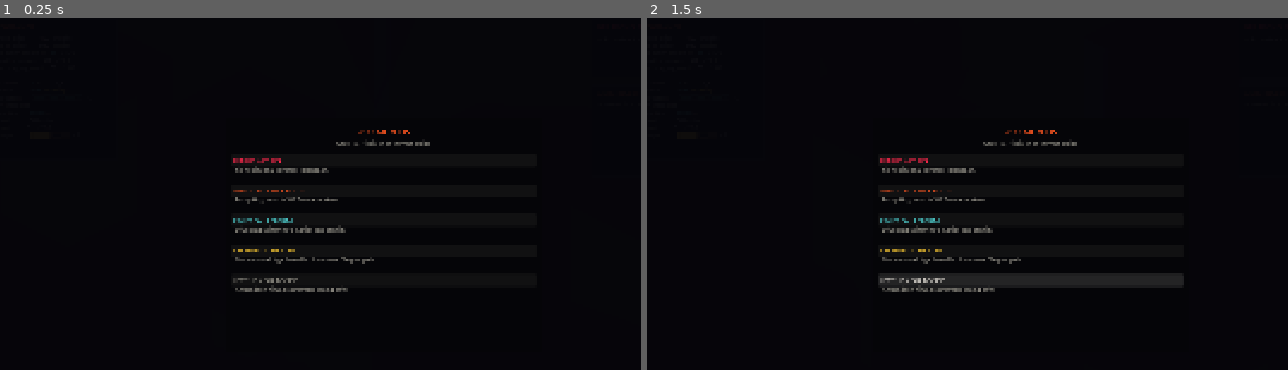
Above: before the commit, frames 1-2 (left to right).
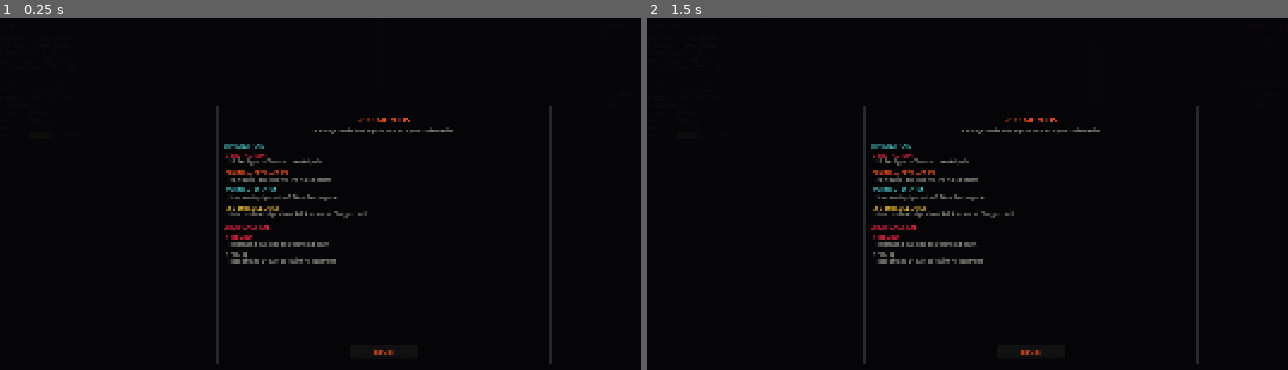
Above: after the commit, the same moments.

Repository: conductoraimanagement/killthebill
Game: Godot game, scene res://src/scenes/Main.tscn
Two runs of this game, one before a commit and one after it. Both use one fixed random seed, a clock stepped at 60 frames per second and the inputs below.
Inputs (mouse positions are in pixels of both pictures, inside the frame that each line leads up to):
- Up to frame 1 (0.25 s): no input
- Up to frame 2 (1.5 s): tap Enter at 0.5 s; move the mouse to (1204, 211) at 0.52 s; hold Right (ui_right) 0.53-1.25 s; tap E (interact) at 0.6 s; click (1204, 211) at 0.67 s; tap Space at 0.77, 1.25 s; drag from (871, 257) to (993, 324) at 1.27 s

The runs differ from the first frame. In frame 1, 3.3% of the frame differs, in the area x 33-87%, y 25-99%; in frame 2, 4.8%.

Commit message:
design: run-start modal explains win conditions; no player choice
The player no longer picks a committed victory path at run-start.
Whichever of the 4 win conditions their actions trigger first decides
how the year ends. The opening modal now EXPLAINS the conditions
rather than asking the player to commit to one.

HUD goal-choice modal rebuilt:
- Banner: "// 13 MONTHS"
- Subtitle: "Four ways to win. Two ways to lose. The year decides which."
- WIN CONDITIONS section:  DIRECT ACTION · POLITICAL REVOLUTION ·
                           POLITICAL REFORM · SYSTEMIC COLLAPSE
- DEFEAT CONDITIONS section: ARRESTED · DESPAIR
- One "BEGIN" button at the bottom. No per-option buttons.

On BEGIN: PlayerManager.chosen_victory_path is set to "ANY" (any
condition fires), modal closes, time starts.

ModalCopy rewrites:
- GOAL_OPTIONS removed.
- WIN_CONDITIONS (4 entries) + DEFEAT_CONDITIONS (2 entries) added.
  Each entry has label / flavor / color_key — no "path" field since
  there's nothing to pick anymore.

Co-Authored-By: Claude Opus 4.7 (1M context) <noreply@anthropic.com>

Diff:
--- a/src/hud/views/ModalCopy.gd
+++ b/src/hud/views/ModalCopy.gd
@@ -13,37 +13,43 @@
 # =============================================================
 
 
-# Goal-choice modal — shown at run start. Five victory paths.
-# See docs/04-player/victory.md for the mechanics each triggers.
-const GOAL_OPTIONS: Array[Dictionary] = [
+# Run-start modal — explains the win conditions. The player no longer
+# picks one; which condition fires is determined by their actions
+# across the year. See docs/04-player/victory.md.
+const WIN_CONDITIONS: Array[Dictionary] = [
 	{
-		"path": "DIRECT_ACTION",
 		"label": "DIRECT ACTION",
 		"flavor": "Kill the oligarchs. The rarest, loudest path.",
 		"color_key": "HOT",
 	},
 	{
-		"path": "POLITICAL_REVOLUTION",
 		"label": "POLITICAL REVOLUTION",
 		"flavor": "Push public_tension to 100. The masses storm.",
 		"color_key": "ACCENT",
 	},
 	{
-		"path": "POLITICAL_REFORM",
 		"label": "POLITICAL REFORM",
 		"flavor": "Drive senate_alignment to 0. Bribe, leak, organize.",
 		"color_key": "COOL",
 	},
 	{
-		"path": "SYSTEMIC_COLLAPSE",
 		"label": "SYSTEMIC COLLAPSE",
 		"flavor": "Grind combined oligarch wealth below survival. The grind path.",
 		"color_key": "WARN",
 	},
+]
+
+# Main defeat surfaces. Shown in the run-start modal so players know
+# what's at stake alongside the wins.
+const DEFEAT_CONDITIONS: Array[Dictionary] = [
 	{
-		"path": "ANY",
-		"label": "LET THE YEAR DECIDE",
-		"flavor": "Any condition wins. Less committed, less narrative.",
+		"label": "ARRESTED",
+		"flavor": "Heat reaches 100. Enforcers find you at dawn.",
+		"color_key": "HOT",
+	},
+	{
+		"label": "DESPAIR",
+		"flavor": "Hope drifts to 0. You stop leaving the apartment.",
 		"color_key": "DIM",
 	},
 ]
--- a/src/scenes/HUD.gd
+++ b/src/scenes/HUD.gd
@@ -1741,7 +1741,9 @@
 
 
 # -------------------------------------------------------------
-# Goal-choice modal — pick one victory path at run start
+# Run-start modal — explains win + defeat conditions. The player
+# doesn't pick; the year unfolds and whichever condition fires first
+# ends the run.
 # -------------------------------------------------------------
 func _build_goal_choice_modal() -> void:
 	_goal_choice_root = Control.new()
@@ -1764,10 +1766,10 @@
 	panel.anchor_top = 0.5
 	panel.anchor_right = 0.5
 	panel.anchor_bottom = 0.5
-	panel.offset_left = -380
-	panel.offset_top = -280
-	panel.offset_right = 380
-	panel.offset_bottom = 280
+	panel.offset_left = -400
+	panel.offset_top = -310
+	panel.offset_right = 400
+	panel.offset_bottom = 310
 	_goal_choice_root.add_child(panel)
 
 	var banner := _make_label("// 13 MONTHS", COL_ACCENT, 18, true)
@@ -1779,7 +1781,7 @@
 	banner.offset_bottom = PANEL_PAD + 32
 	panel.add_child(banner)
 
-	var sub := _make_label("One goal. Pick it, or let the year decide.", COL_DIM, 12, false)
+	var sub := _make_label("Four ways to win. Two ways to lose. The year decides which.", COL_DIM, 12, false)
 	sub.horizontal_alignment = HORIZONTAL_ALIGNMENT_CENTER
 	sub.anchor_right = 1.0
 	sub.offset_left = PANEL_PAD
@@ -1788,56 +1790,95 @@
 	sub.offset_bottom = PANEL_PAD + 56
 	panel.add_child(sub)
 
-	var options: Array = ModalCopy.GOAL_OPTIONS
-
-	var y: int = PANEL_PAD + 72
-	var btn_h: int = 64
-	var gap: int = 8
-
-	for opt in options:
-		var box := VBoxContainer.new()
-		box.anchor_right = 1.0
-		box.offset_left = PANEL_PAD
-		box.offset_top = y
-		box.offset_right = -PANEL_PAD
-		box.offset_bottom = y + btn_h
-		box.add_theme_constant_override("separation", 0)
-		panel.add_child(box)
-
-		var btn := Button.new()
-		btn.text = str(opt.label)
-		btn.alignment = HORIZONTAL_ALIGNMENT_LEFT
-		btn.add_theme_color_override("font_color", ModalCopy.resolve_color(str(opt.color_key)))
-		btn.add_theme_color_override("font_hover_color", COL_FG)
-		btn.add_theme_font_size_override("font_size", 15)
-		btn.pressed.connect(_on_goal_picked.bind(str(opt.path)))
-		box.add_child(btn)
-
-		var flavor := Label.new()
-		flavor.text = "   " + str(opt.flavor)
-		flavor.add_theme_color_override("font_color", COL_DIM)
-		flavor.add_theme_font_size_override("font_size", 11)
-		flavor.autowrap_mode = TextServer.AUTOWRAP_WORD_SMART
-		box.add_child(flavor)
-
-		y += btn_h + gap
+	var y: int = PANEL_PAD + 76
+
+	# Win-conditions section header
+	var wins_hdr := _make_label("WIN CONDITIONS", COL_COOL, 11, true)
+	wins_hdr.anchor_right = 1.0
+	wins_hdr.offset_left = PANEL_PAD
+	wins_hdr.offset_top = y
+	wins_hdr.offset_right = -PANEL_PAD
+	wins_hdr.offset_bottom = y + 16
+	panel.add_child(wins_hdr)
+	y += 20
+
+	for opt in ModalCopy.WIN_CONDITIONS:
+		y = _append_condition_row(panel, y, opt)
+
+	y += 8
+
+	# Defeat-conditions section header
+	var defs_hdr := _make_label("DEFEAT CONDITIONS", COL_HOT, 11, true)
+	defs_hdr.anchor_right = 1.0
+	defs_hdr.offset_left = PANEL_PAD
+	defs_hdr.offset_top = y
+	defs_hdr.offset_right = -PANEL_PAD
+	defs_hdr.offset_bottom = y + 16
+	panel.add_child(defs_hdr)
+	y += 20
+
+	for opt in ModalCopy.DEFEAT_CONDITIONS:
+		y = _append_condition_row(panel, y, opt)
+
+	# BEGIN button at the bottom
+	var begin_btn := Button.new()
+	begin_btn.text = "BEGIN"
+	begin_btn.anchor_left = 0.5
+	begin_btn.anchor_right = 0.5
+	begin_btn.anchor_top = 1.0
+	begin_btn.anchor_bottom = 1.0
+	begin_btn.offset_left = -80
+	begin_btn.offset_right = 80
+	begin_btn.offset_top = -46
+	begin_btn.offset_bottom = -PANEL_PAD
+	begin_btn.add_theme_color_override("font_color", COL_ACCENT)
+	begin_btn.add_theme_font_size_override("font_size", 15)
+	begin_btn.pressed.connect(_on_run_acknowledged)
+	panel.add_child(begin_btn)
+
+
+# One read-only condition row (label in accent color + flavor line).
+# Returns the new y offset so the caller can stack multiple rows.
+func _append_condition_row(panel: Control, y: int, opt: Dictionary) -> int:
+	var label := _make_label(str(opt.label), ModalCopy.resolve_color(str(opt.color_key)), 13, true)
+	label.anchor_right = 1.0
+	label.offset_left = PANEL_PAD + 4
+	label.offset_top = y
+	label.offset_right = -PANEL_PAD
+	label.offset_bottom = y + 18
+	panel.add_child(label)
+
+	var flavor := Label.new()
+	flavor.text = "   " + str(opt.flavor)
+	flavor.autowrap_mode = TextServer.AUTOWRAP_WORD_SMART
+	flavor.add_theme_color_override("font_color", COL_DIM)
+	flavor.add_theme_font_size_override("font_size", 11)
+	flavor.anchor_right = 1.0
+	flavor.offset_left = PANEL_PAD + 4
+	flavor.offset_top = y + 18
+	flavor.offset_right = -PANEL_PAD
+	flavor.offset_bottom = y + 36
+	panel.add_child(flavor)
+	return y + 42
 
 
 func show_goal_choice_modal() -> void:
 	_goal_choice_root.visible = true
 	# Don't pause the tree — let the world finish generating in the
-	# background while the player decides. The modal will just absorb
-	# input.
+	# background while the player reads the win/defeat conditions.
 
 
 func hide_goal_choice_modal() -> void:
 	_goal_choice_root.visible = false
 
 
-func _on_goal_picked(path: String) -> void:
+# Player clicked BEGIN. Victory path defaults to "ANY" (any condition
+# fires) because the player no longer picks a committed path — actions
+# determine the ending. Close the modal so the year starts.
+func _on_run_acknowledged() -> void:
 	var pm = get_node_or_null("/root/PlayerManager")
 	if pm:
-		pm.chosen_victory_path = path
+		pm.chosen_victory_path = "ANY"
 	hide_goal_choice_modal()
 
 
